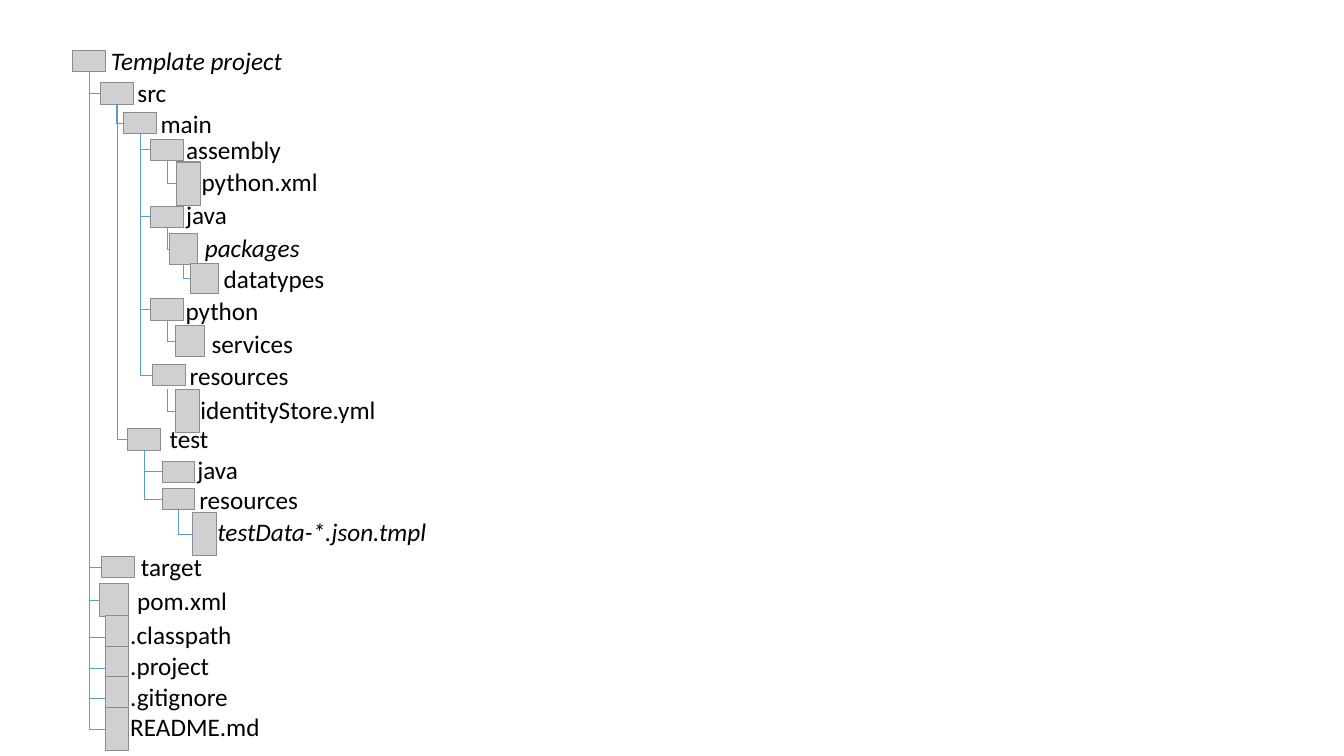
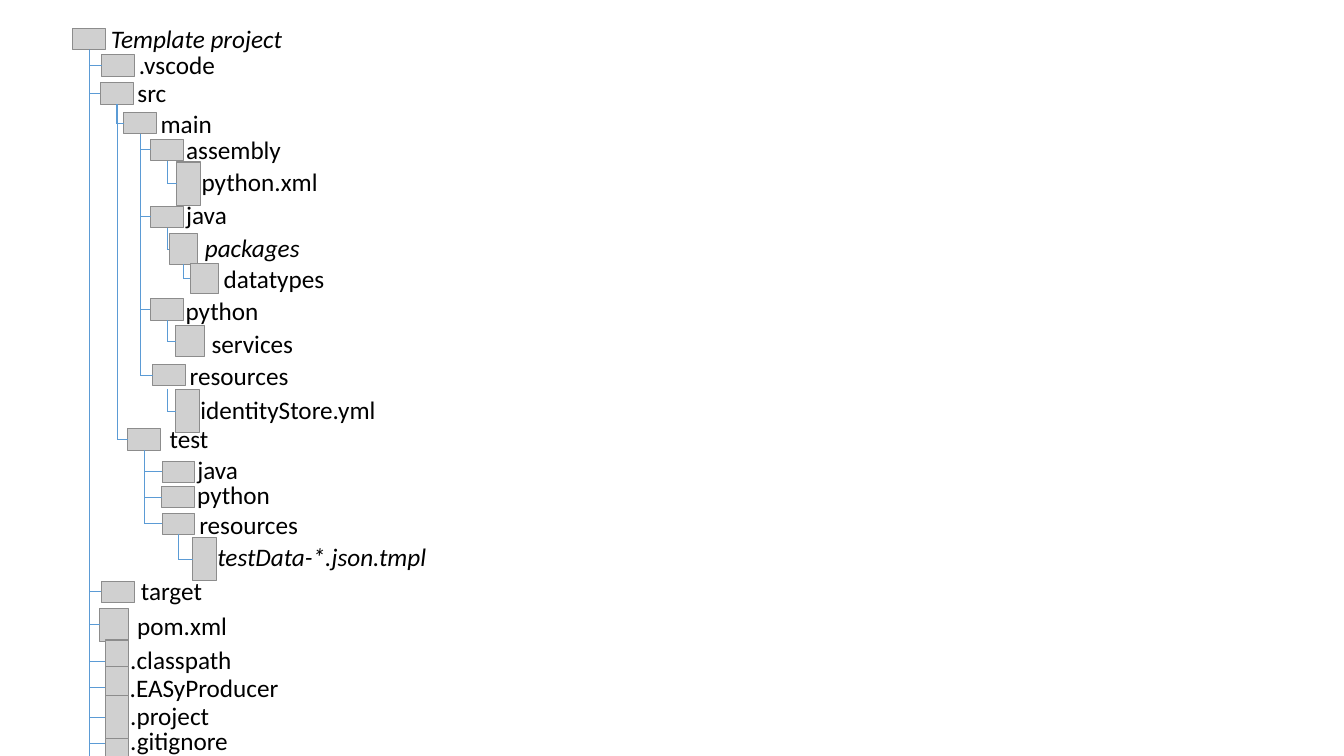
Before and after one commit to iip-ecosphere/platform, a slide deck: slide 52 of platform/documentation/src/HandbookFigures.pptx. Drawn at 1344x756 pixels with LibreOffice and Linux fonts; fonts in the diff are those of the drawing; grey boxes stand for pictures; background and template pictures are left out. Boxes give left, top, right and bottom in pixels: in the first picture for what was removed or moved away, otherwise in the second. Text is boxed around its words. In the diff, an @@ line names an element or a change of style, - is before the commit and + after.

```diff
--- a/platform/documentation/src/HandbookFigures.pptx
+++ b/platform/documentation/src/HandbookFigures.pptx
@@ picture: place and size @@
-picture at box(73, 50, 106, 72)
+picture at box(73, 28, 106, 49)
@@ text "Template project": place and size @@
-text "Template project" at box(111, 52, 282, 75)
+text "Template project" at box(111, 30, 282, 55)
@@ elbow line moved from (89, 72) - (106, 668) to (89, 49) - (106, 688) @@
@@ elbow line moved from (89, 72) - (106, 637) to (89, 49) - (106, 661) @@
@@ elbow line moved from (89, 72) - (102, 568) to (89, 49) - (102, 592) @@
@@ elbow line moved from (89, 72) - (100, 600) to (89, 49) - (100, 625) @@
@@ elbow line moved from (89, 72) - (106, 699) to (89, 49) - (106, 743) @@
@@ elbow line moved from (89, 72) - (101, 94) to (89, 49) - (101, 94) @@
@@ elbow line moved from (89, 72) - (106, 729) to (89, 49) - (106, 756) @@
@@ elbow line added from (89, 49) to (102, 66), #5B9BD5 0.5 pt @@
@@ elbow line added from (89, 49) to (106, 717), #5B9BD5 0.5 pt @@
@@ elbow line added from (89, 49) to (105, 756), #5B9BD5 0.5 pt @@
@@ elbow line added from (89, 49) to (105, 756), #5B9BD5 0.5 pt @@
@@ elbow line added from (89, 49) to (105, 756), #5B9BD5 0.5 pt @@
@@ elbow line added from (89, 49) to (105, 756), #5B9BD5 0.5 pt @@
@@ elbow line added from (89, 49) to (105, 756), #5B9BD5 0.5 pt @@
@@ picture added at box(102, 54, 135, 76) @@
@@ text added at box(139, 56, 215, 74), 18 pt, text #000000 @@
+.vscode
@@ elbow line moved from (144, 451) - (162, 499) to (144, 451) - (162, 524) @@
@@ elbow line added from (144, 451) to (162, 497), #5B9BD5 0.5 pt @@
@@ picture added at box(162, 487, 196, 508) @@
@@ text added at box(197, 486, 270, 508), 18 pt, text #000000 @@
+python
@@ 5 pictures, 5 texts, 1 elbow line: place and size @@
-5 pictures, 5 texts, 1 elbow line at box(100, 488, 426, 658)
+5 pictures, 5 texts, 1 elbow line at box(100, 513, 426, 684)
@@ picture: place and size @@
-picture at box(106, 646, 129, 690)
+picture at box(106, 666, 129, 710)
@@ text added at box(130, 679, 279, 701), 18 pt, text #000000 @@
+.EASyProducer
@@ picture: place and size @@
-picture at box(106, 708, 129, 751)
+picture at box(106, 696, 129, 739)
@@ text ".project": place and size @@
-text ".project" at box(130, 657, 209, 680)
+text ".project" at box(130, 707, 209, 730)
@@ text removed at box(130, 718, 259, 736) @@
-README.md
@@ picture: place and size @@
-picture at box(106, 678, 129, 721)
+picture at box(106, 722, 129, 756)
@@ text ".gitignore": place and size @@
-text ".gitignore" at box(130, 688, 228, 711)
+text ".gitignore" at box(130, 732, 228, 755)
@@ text added at box(120, 748, 353, 756), 18 pt, text #000000 @@
+.pydevproject
```
Also in this commit, not shown: 2 other slides changed, 13 other files.
